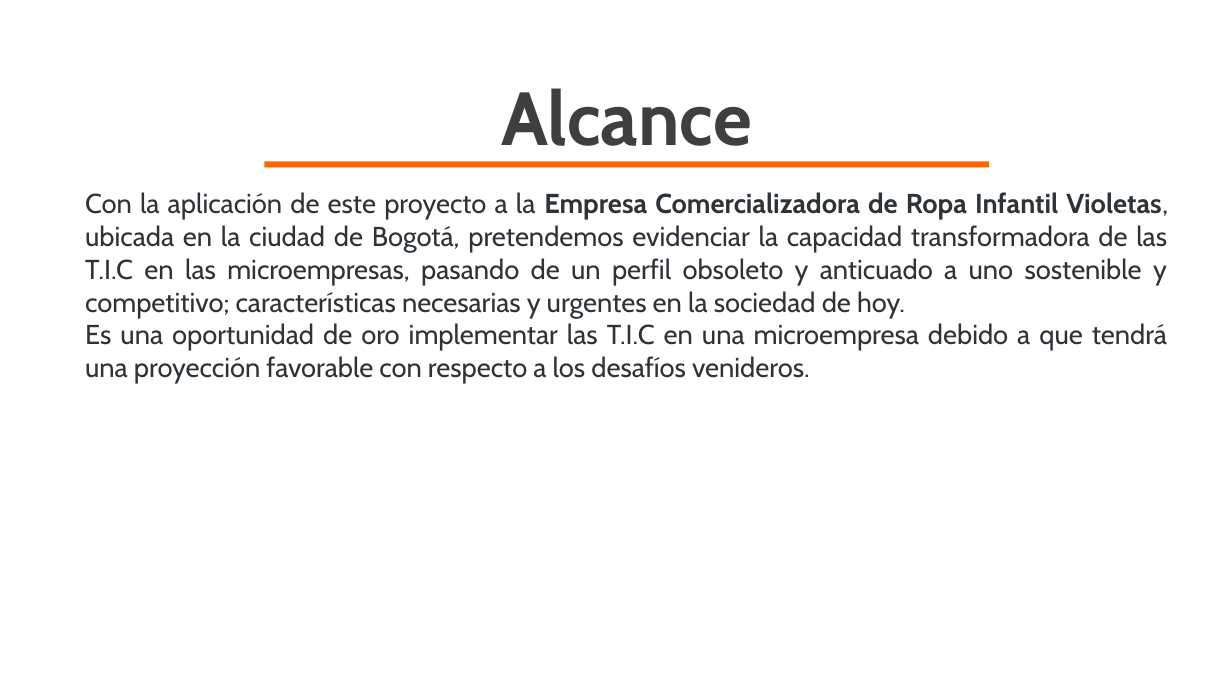
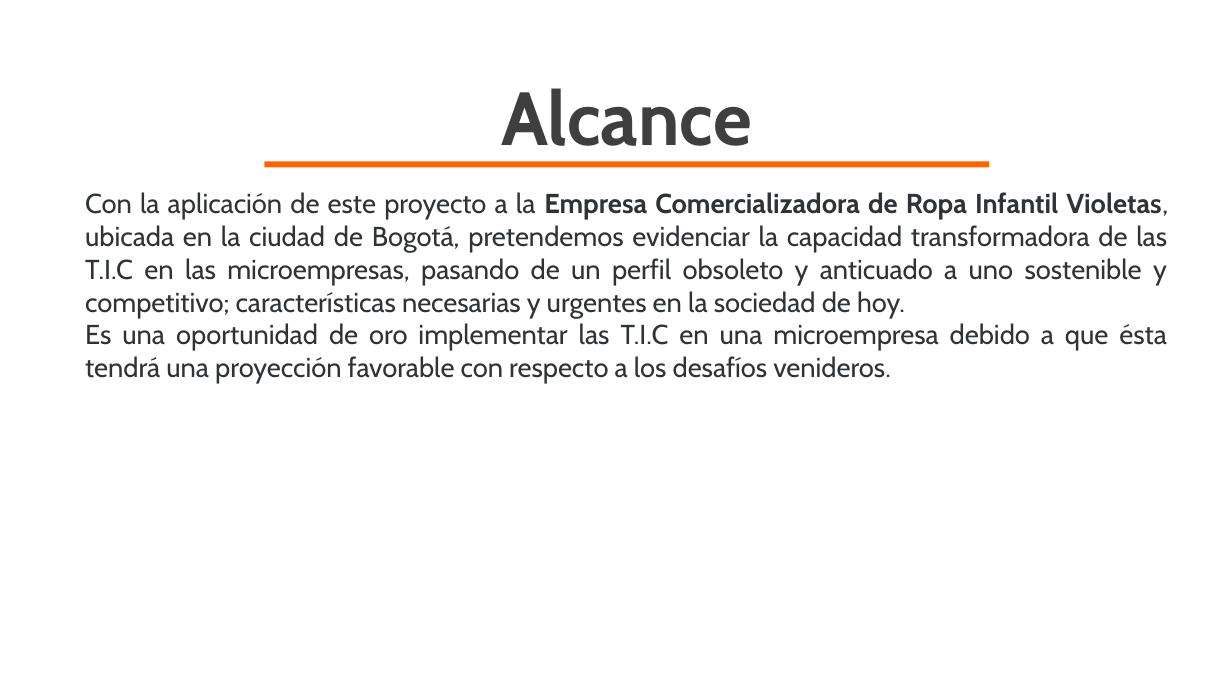
Before and after one commit to SebastDev/CodeProyect, a slide deck: slide 8 of 01 - FaseAnálisis/01 - Trimestre/01 - Componente Metodológico/ComponenteMetodologico.pptx. Drawn at 1232x693 pixels with LibreOffice and Linux fonts; fonts in the diff are those of the drawing; background and template pictures are left out. Boxes give left, top, right and bottom in pixels: in the first picture for what was removed or moved away, otherwise in the second. Text is boxed around its words. In the diff, an @@ line names an element or a change of style, - is before the commit and + after.

```diff
--- a/01 - FaseAnálisis/01 - Trimestre/01 - Componente Metodológico/ComponenteMetodologico.pptx
+++ b/01 - FaseAnálisis/01 - Trimestre/01 - Componente Metodológico/ComponenteMetodologico.pptx
@@ text at <box>85,323,1167,383</box>: text changed @@
-Es una oportunidad de oro implementar las T.I.C en una microempresa debido a que tendrá una proyección favorable con respecto a los desafíos venideros.
+Es una oportunidad de oro implementar las T.I.C en una microempresa debido a que ésta tendrá una proyección favorable con respecto a los desafíos venideros.
```
Also in this commit, not shown: 1 other slide changed, 31 other files.
